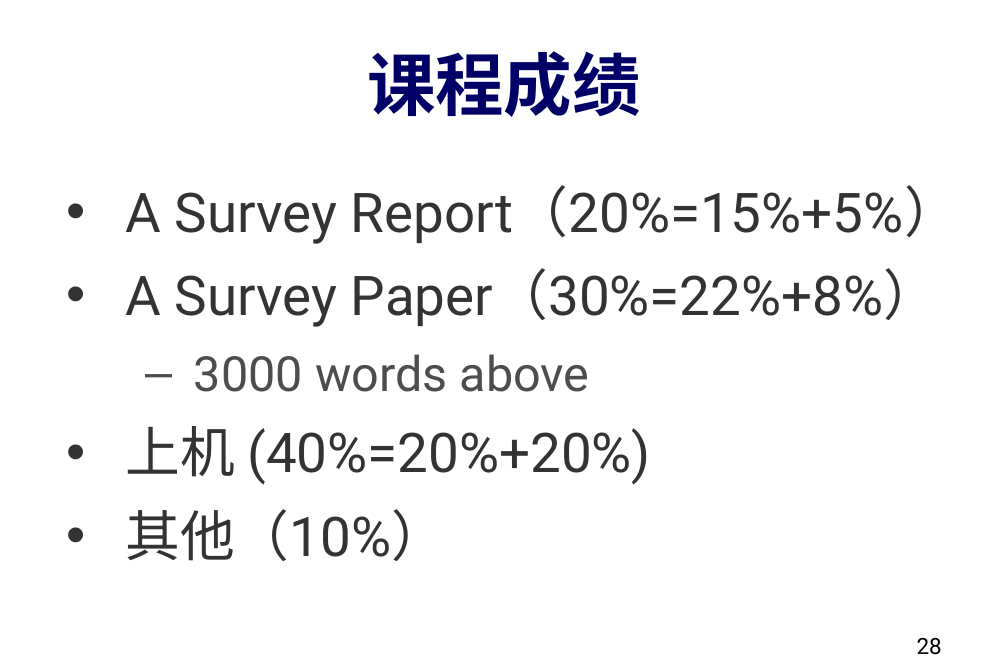
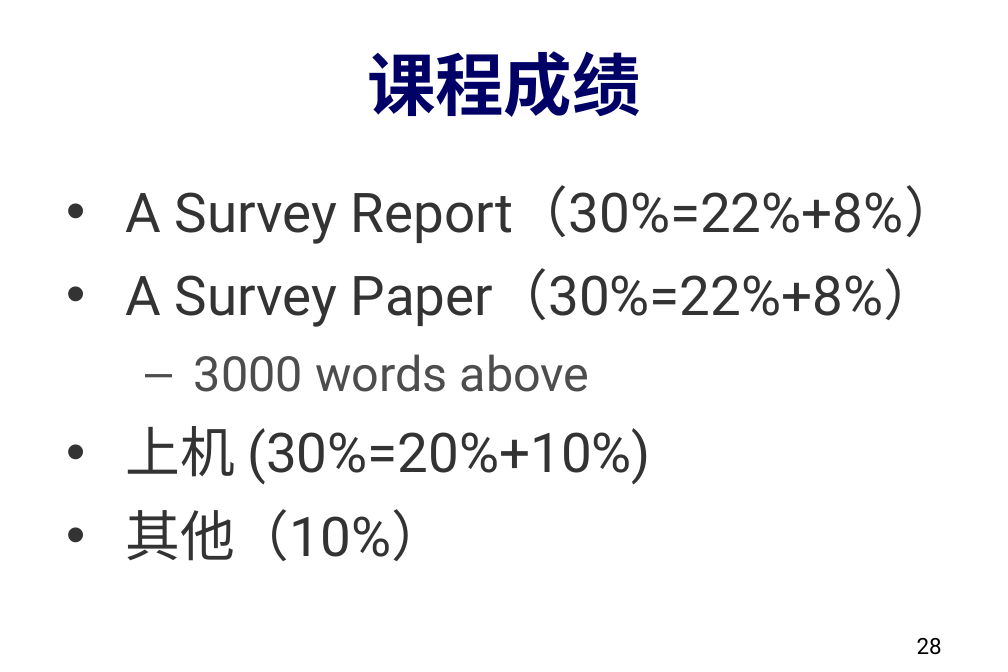
Before and after one commit to dase314/dase314.github.io, a slide deck: slide 28 of files/W1-Intro.pptx. Drawn at 1008x672 pixels with LibreOffice and Linux fonts; fonts in the diff are those of the drawing. Boxes give left, top, right and bottom in pixels: in the first picture for what was removed or moved away, otherwise in the second. Text is boxed around its words. In the diff, an @@ line names an element or a change of style, - is before the commit and + after.

```diff
--- a/files/W1-Intro.pptx
+++ b/files/W1-Intro.pptx
@@ text at (125,185,959,244): text changed @@
-• A Survey Report（20%=15%+5%）
+• A Survey Report（30%=22%+8%）
@@ text at (125,426,651,485): text changed @@
-• 上机 (40%=20%+20%)
+• 上机 (30%=20%+10%)
```
Also in this commit, not shown: 3 other files.
